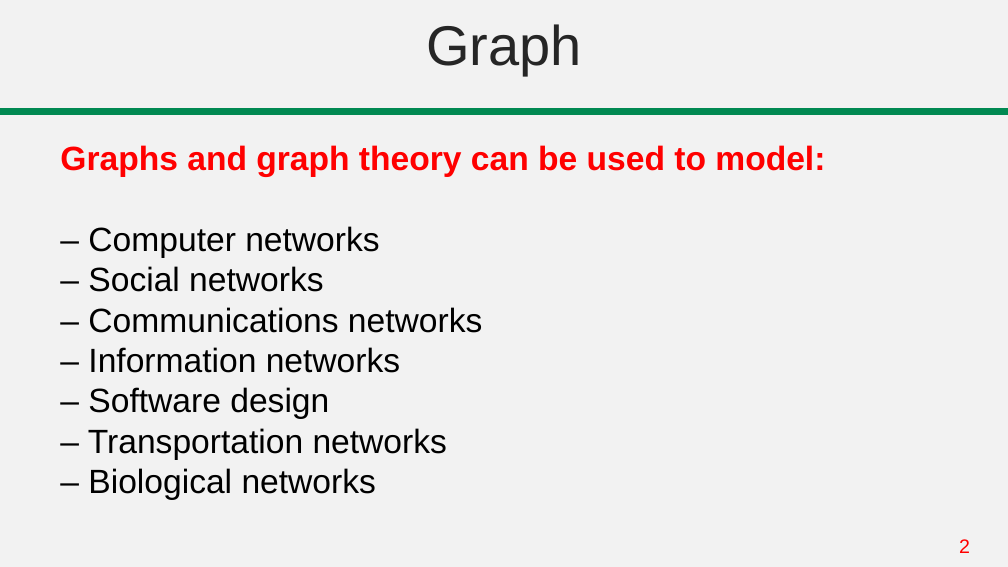
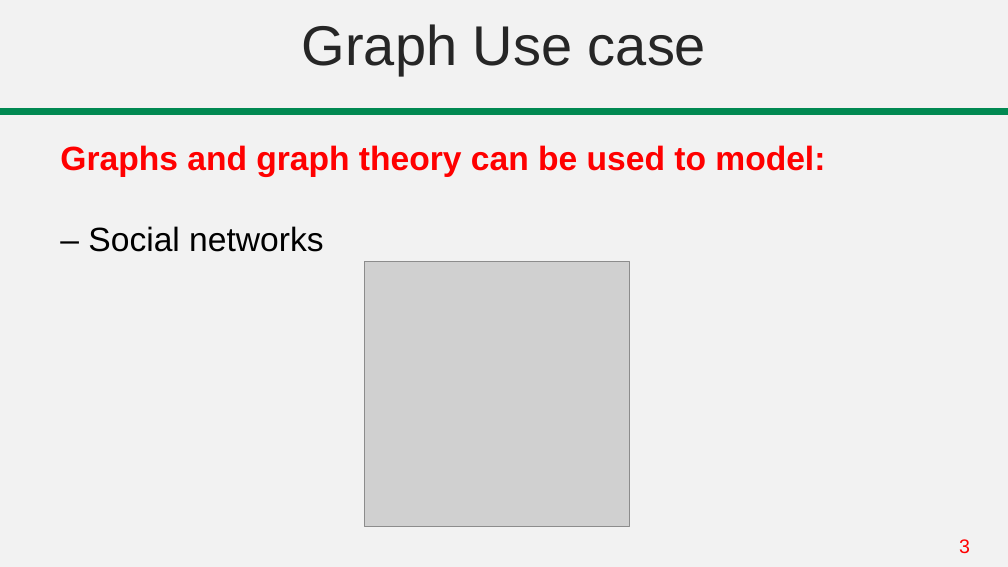
Before and after one commit to abrarhasan3/Green-Uni-All-Academic-Content, a slide deck: slide 3 of CSE 101 Discrete Mathematics/Lecture 26-30 Graph Tree.pptx (slide 2 before the commit). Drawn at 1008x567 pixels with LibreOffice and Linux fonts; fonts in the diff are those of the drawing; grey boxes stand for pictures. Boxes give left, top, right and bottom in pixels: in the first picture for what was removed or moved away, otherwise in the second. Text is boxed around its words. In the diff, an @@ line names an element or a change of style, - is before the commit and + after.

Commit message:
Added DM

```diff
--- a/CSE 101 Discrete Mathematics/Lecture 26-30 Graph Tree.pptx
+++ b/CSE 101 Discrete Mathematics/Lecture 26-30 Graph Tree.pptx
@@ title at box(302, 24, 706, 75): text changed @@
-Graph
+Graph Use case
@@ text at box(88, 226, 379, 258): paragraph removed @@
-– Computer networks
@@ picture added at box(364, 261, 629, 526) @@
@@ text at box(88, 307, 482, 500): paragraphs removed @@
-– Communications networks
-– Information networks
-– Software design
-– Transportation networks
-– Biological networks
@@ page number at box(959, 539, 970, 554): text changed @@
-2
+3
```
Also in this commit, not shown: 1 other slide changed, 3 slides added.
